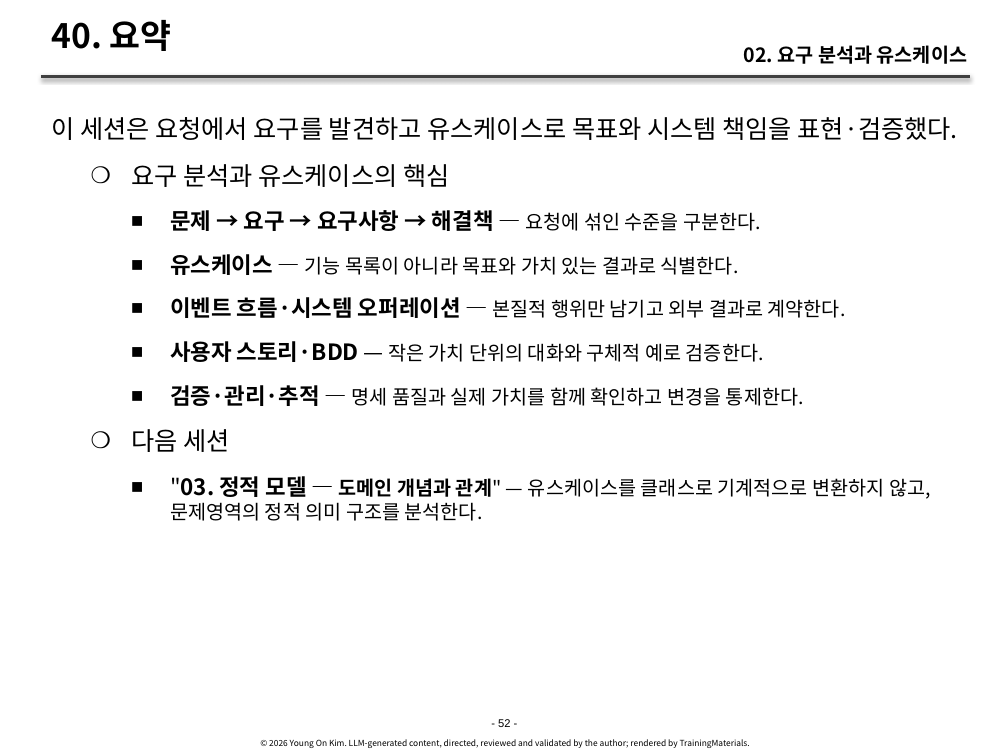
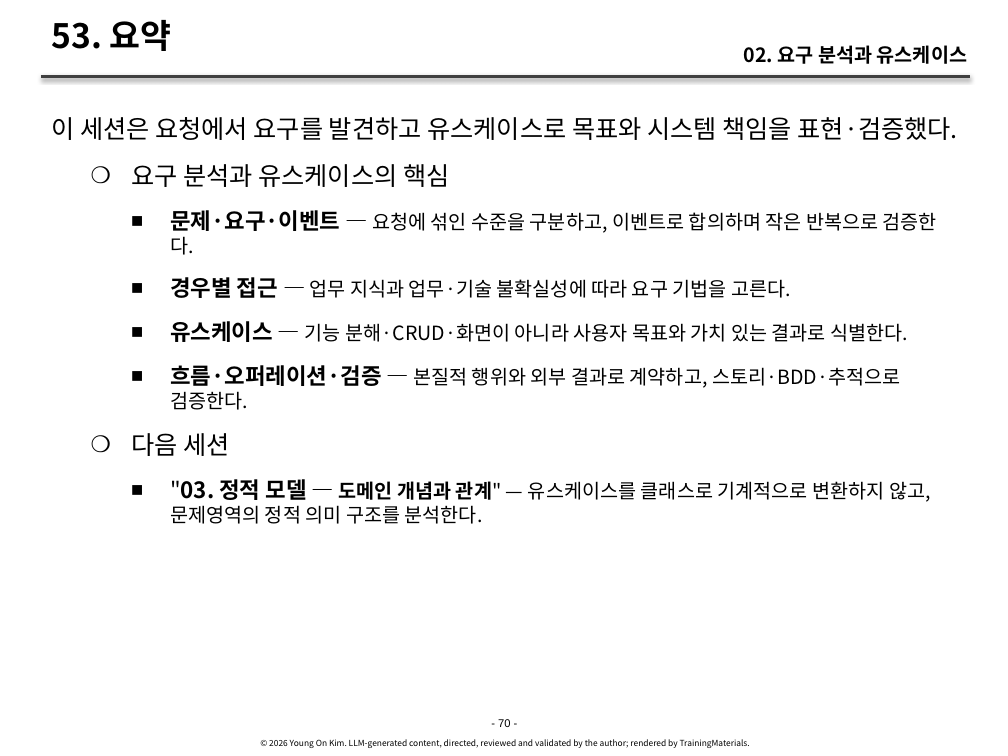
Before and after one commit to YoungSan77/TrainingMaterials, a slide deck: slide 70 of courses/ooad/sessions/s02.pptx (slide 52 before the commit). Drawn at 1008x756 pixels with LibreOffice and Linux fonts; fonts in the diff are those of the drawing. Boxes give left, top, right and bottom in pixels: in the first picture for what was removed or moved away, otherwise in the second. Text is boxed around its words. In the diff, an @@ line names an element or a change of style, - is before the commit and + after.

```diff
--- a/courses/ooad/sessions/s02.pptx
+++ b/courses/ooad/sessions/s02.pptx
@@ title at (51, 20, 172, 51): text changed @@
-40. 요약
+53. 요약
@@ text at (170, 210, 937, 410): text changed @@
-      ■ 문제 → 요구 → 요구사항 → 해결책 — 요청에 섞인 수준을 구분한다.
-      ■ 유스케이스 — 기능 목록이 아니라 목표와 가치 있는 결과로 식별한다.
-      ■ 이벤트 흐름·시스템 오퍼레이션 — 본질적 행위만 남기고 외부 결과로 계약한다.
-      ■ 사용자 스토리·BDD — 작은 가치 단위의 대화와 구체적 예로 검증한다.
-      ■ 검증·관리·추적 — 명세 품질과 실제 가치를 함께 확인하고 변경을 통제한다.
+      ■ 문제·요구·이벤트 — 요청에 섞인 수준을 구분하고, 이벤트로 합의하며 작은 반복으로 검증한다.
+      ■ 경우별 접근 — 업무 지식과 업무·기술 불확실성에 따라 요구 기법을 고른다.
+      ■ 유스케이스 — 기능 분해·CRUD·화면이 아니라 사용자 목표와 가치 있는 결과로 식별한다.
+      ■ 흐름·오퍼레이션·검증 — 본질적 행위와 외부 결과로 계약하고, 스토리·BDD·추적으로 검증한다.
@@ text at (498, 719, 510, 727): text changed @@
-- 52 -
+- 70 -
```
Also in this commit, not shown: 48 other slides changed, 18 slides added, 10 other files.
